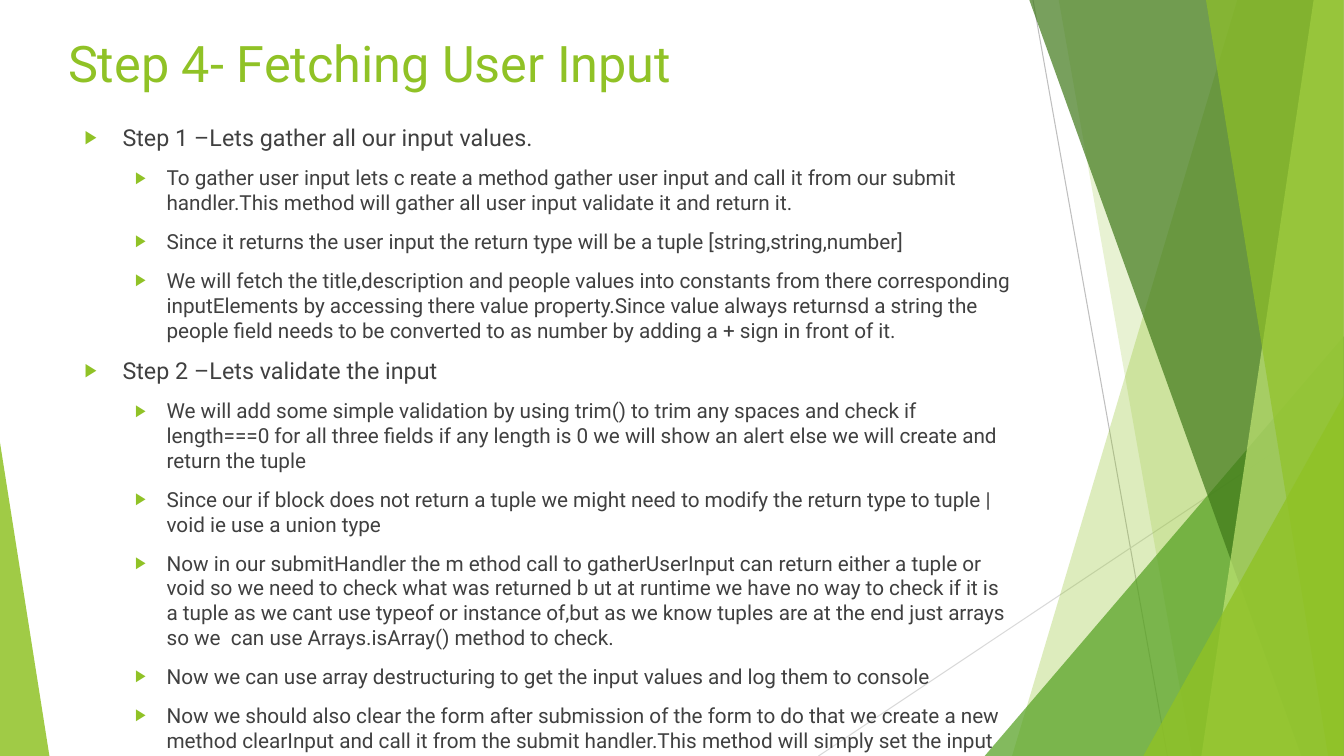
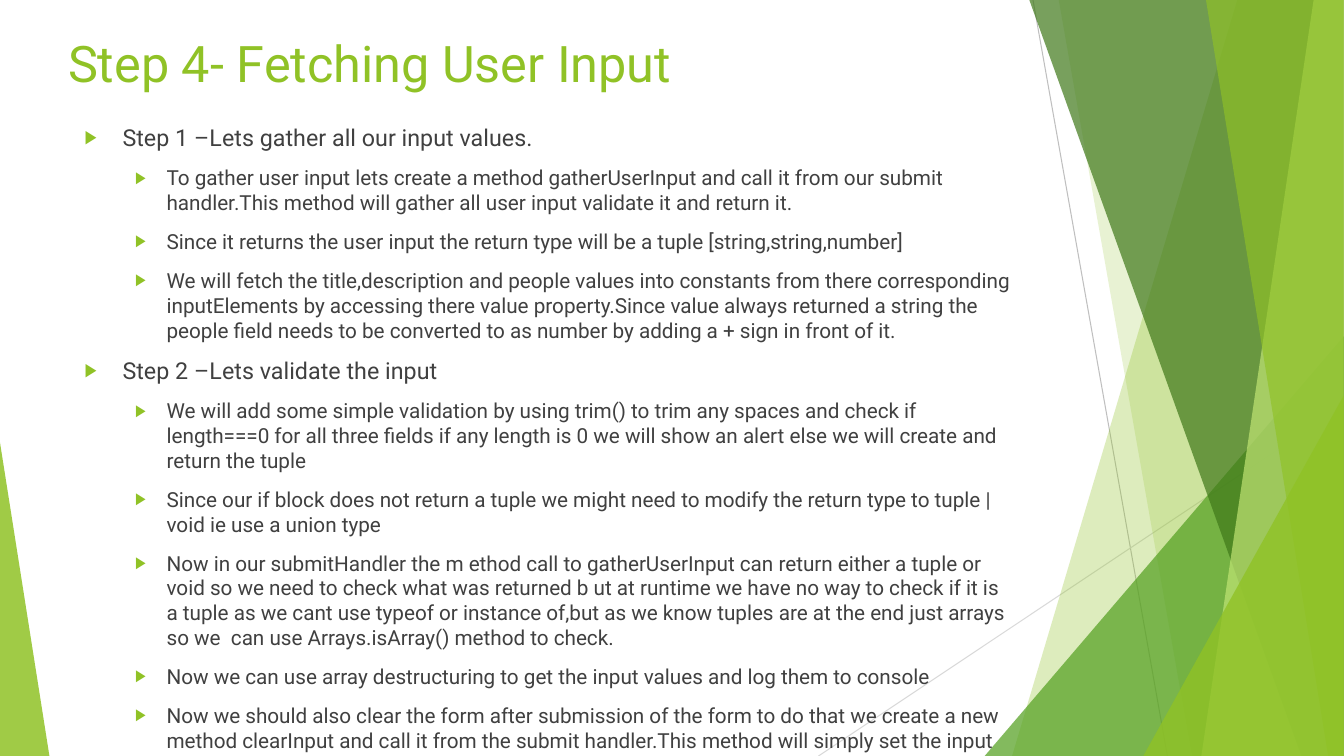
Before and after one commit to rudhrainfogain/TypeScript, a slide deck: slide 112 of PPT/TypeScriptv9.pptx. Drawn at 1344x756 pixels with LibreOffice and Linux fonts; fonts in the diff are those of the drawing. Boxes give left, top, right and bottom in pixels: in the first picture for what was removed or moved away, otherwise in the second. Text is boxed around its words. In the diff, an @@ line names an element or a change of style, - is before the commit and + after.

Commit message:
Step-6 Rendering Project Lists

```diff
--- a/PPT/TypeScriptv9.pptx
+++ b/PPT/TypeScriptv9.pptx
@@ text at bbox=[167, 169, 943, 215]: text changed @@
-  ▶ To gather user input lets c reate a method gather user input and call it from our submit handler.This method will gather all user input validate it and return it.
+  ▶ To gather user input lets create a method gatherUserInput and call it from our submit handler.This method will gather all user input validate it and return it.
@@ text at bbox=[167, 272, 1010, 343]: text changed @@
-  ▶ We will fetch the title,description and people values into constants from there corresponding inputElements by accessing there value property.Since value always returnsd a string the people field needs to be converted to as number by adding a + sign in front of it.
+  ▶ We will fetch the title,description and people values into constants from there corresponding inputElements by accessing there value property.Since value always returned a string the people field needs to be converted to as number by adding a + sign in front of it.
```
Also in this commit, not shown: 3 other slides changed, 2 slides added, 2 other files.
